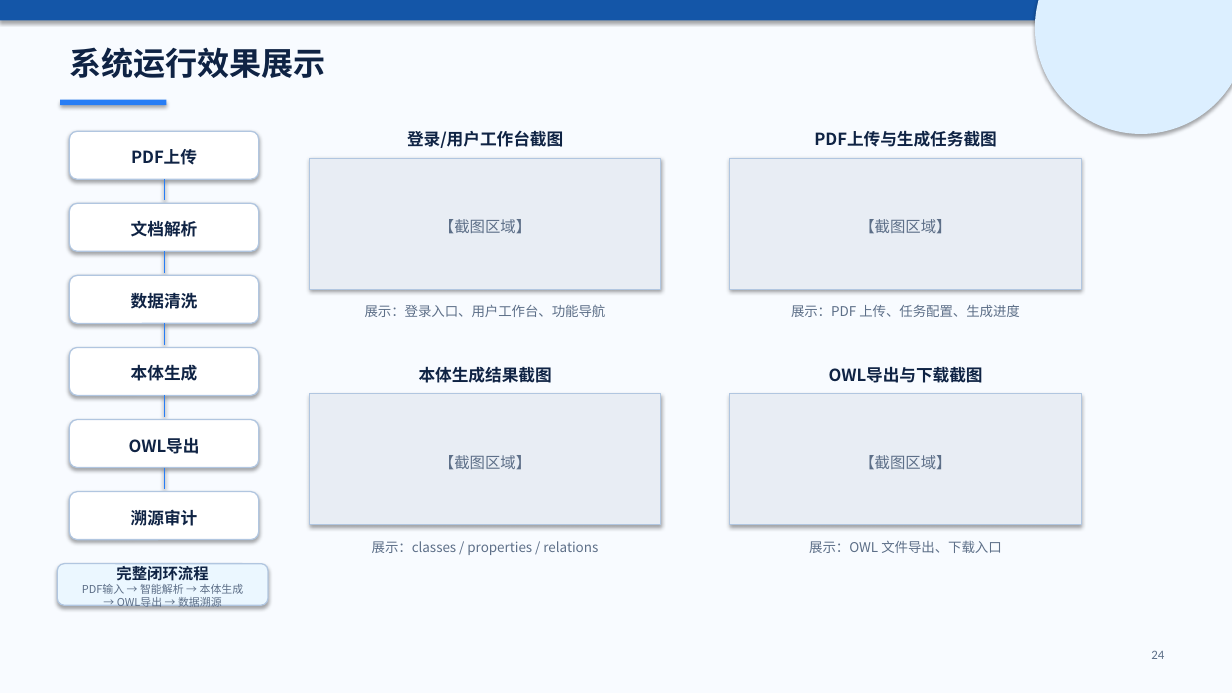
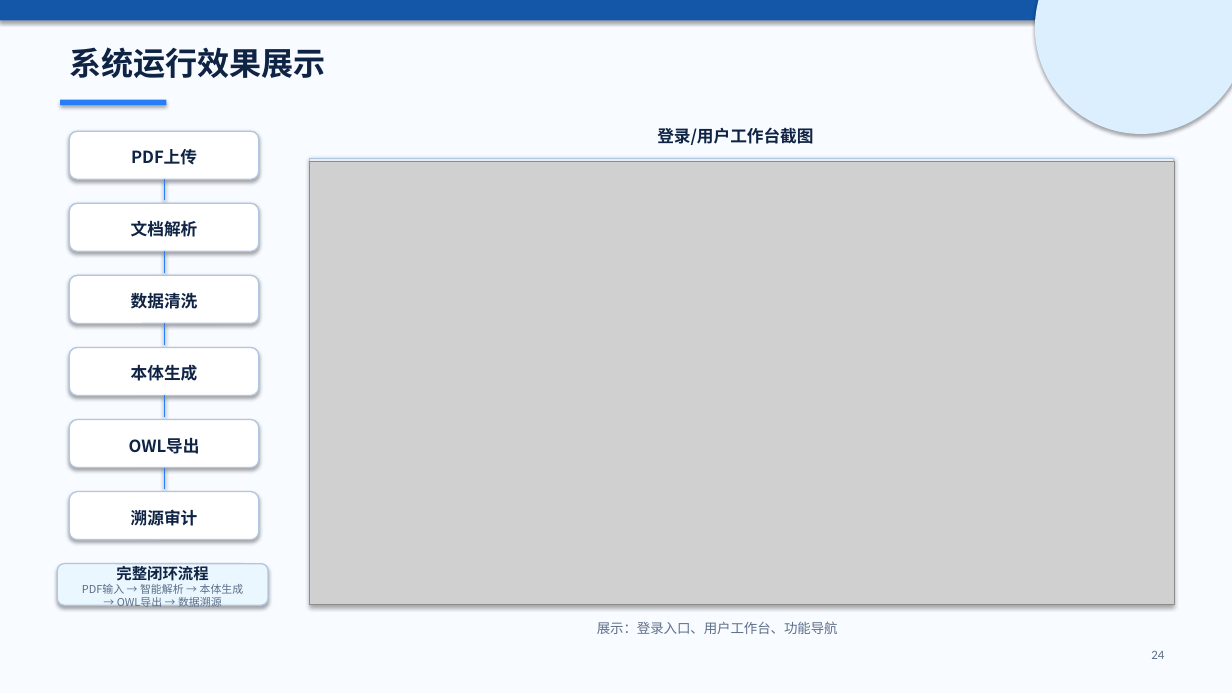
Before and after one commit to czx812/edu-ontology-system, a slide deck: slide 24 of docs/基于大模型智能体的教育本体构建系统_成果展示版.pptx. Drawn at 1232x693 pixels with LibreOffice and Linux fonts; fonts in the diff are those of the drawing; grey boxes stand for pictures. Boxes give left, top, right and bottom in pixels: in the first picture for what was removed or moved away, otherwise in the second. Text is boxed around its words. In the diff, an @@ line names an element or a change of style, - is before the commit and + after.

```diff
--- a/docs/基于大模型智能体的教育本体构建系统_成果展示版.pptx
+++ b/docs/基于大模型智能体的教育本体构建系统_成果展示版.pptx
@@ text "登录/用户工作台截图": place and size @@
-text "登录/用户工作台截图" at (407, 130, 563, 148)
+text "登录/用户工作台截图" at (657, 127, 813, 145)
@@ text removed at (814, 130, 997, 147) @@
-PDF上传与生成任务截图
@@ rectangle: place and size @@
-rectangle at (310, 158, 661, 289)
+rectangle at (310, 158, 1174, 605)
@@ picture added at (310, 162, 1175, 604) @@
@@ rectangle removed at (730, 158, 1081, 289) @@
@@ text removed at (439, 219, 531, 234) @@
-【截图区域】
@@ text removed at (859, 219, 951, 234) @@
-【截图区域】
@@ text removed at (791, 304, 1020, 317) @@
-展示：PDF 上传、任务配置、生成进度
@@ text removed at (419, 367, 552, 383) @@
-本体生成结果截图
@@ text removed at (829, 366, 983, 383) @@
-OWL导出与下载截图
@@ rectangle removed at (310, 394, 661, 525) @@
@@ rectangle removed at (730, 394, 1081, 525) @@
@@ text removed at (439, 455, 531, 470) @@
-【截图区域】
@@ text removed at (859, 455, 951, 470) @@
-【截图区域】
@@ text removed at (372, 541, 598, 555) @@
-展示：classes / properties / relations
@@ text removed at (809, 541, 1001, 553) @@
-展示：OWL 文件导出、下载入口
@@ text "展示：登录入口、用户工作台、功能导航": place and size @@
-text "展示：登录入口、用户工作台、功能导航" at (365, 304, 606, 317)
+text "展示：登录入口、用户工作台、功能导航" at (597, 621, 838, 634)
```
Also in this commit, not shown: 8 other slides changed, 3 slides added, 29 other files.
